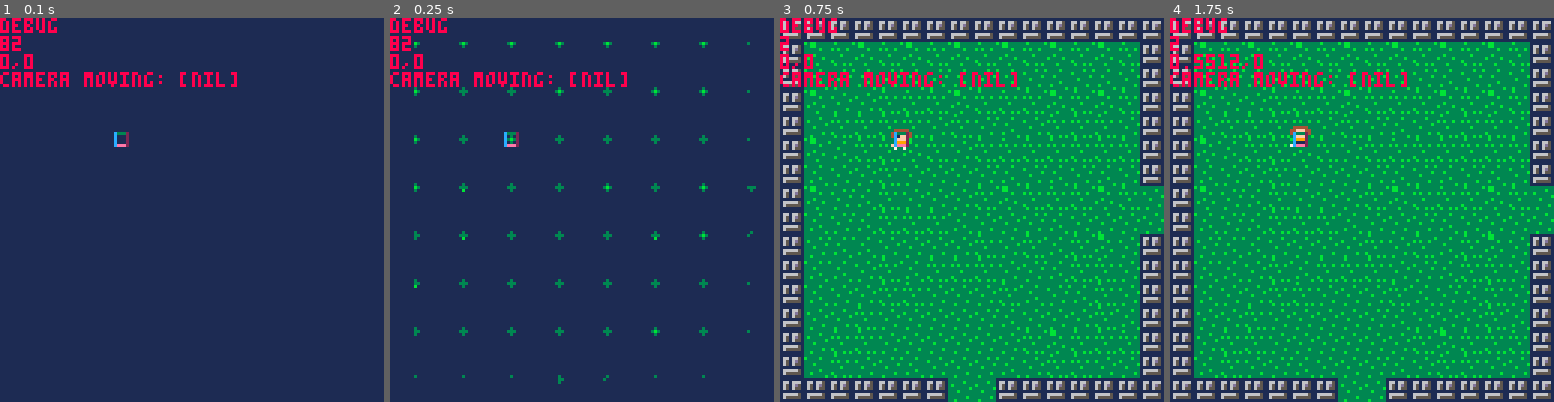
Above: before the commit, frames 1-4 (left to right).
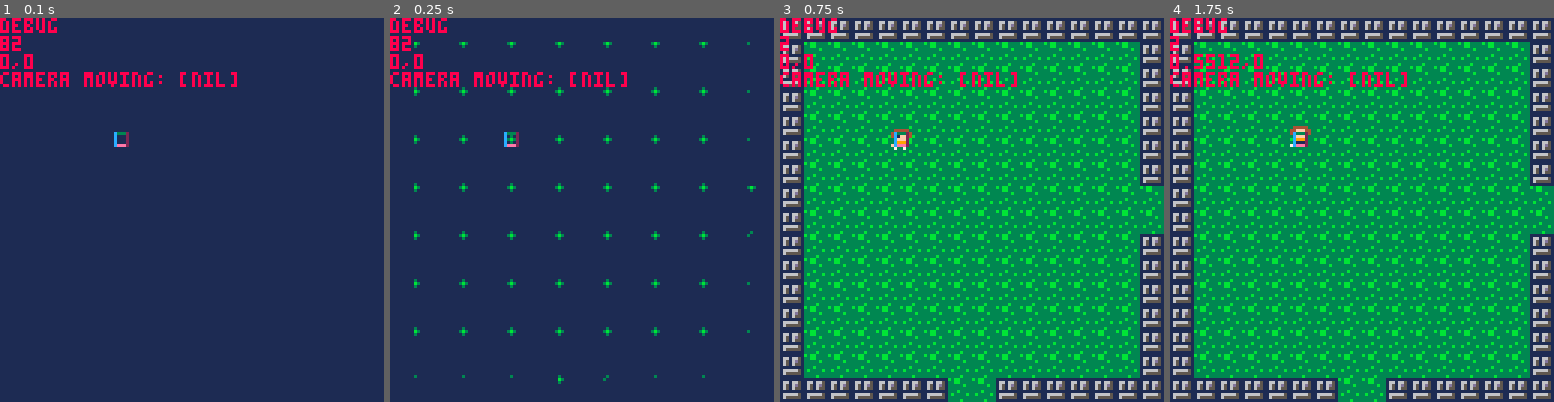
Above: after the commit, the same moments.

Repository: Zerk4112/cutemup
Game: PICO-8 cartridge cutemup.p8
Two runs of this game, one before a commit and one after it. Both use one fixed random seed, a clock stepped at 60 frames per second and the inputs below.
Inputs:
- Up to frame 1 (0.1 s): no input
- Up to frame 2 (0.25 s): no input
- Up to frame 3 (0.75 s): tap X (X key) at 0.33 s; tap O (Z key) at 0.7 s
- Up to frame 4 (1.75 s): tap X (X key) at 1.07 s; hold Right from 1.6 s (still down); tap O (Z key) at 1.7 s

Frame 1 is identical in both runs. In frame 2, 0.2% of the frame differs, in the area x 6-95%, y 18-95%; in frame 3, 17%, in the area x 4-100%, y 0-100%; in frame 4, 17%.

Commit message:
Rearrange Sprite Sheet I rearranged the sprite sheet to move everything out of the map area List - Modicum of Effort Notes

Diff:
--- a/cutemup.p8
+++ b/cutemup.p8
@@ -56,8 +56,8 @@
 
 function init_players()
 	players={}
-	prun = {210,211,212,213}
-	pstand = {207}
+	prun = {18,19,20,21}
+	pstand = {31}
 	for i=0,1 do
 		local p = create_ent(prun, i)
 		p.coll_box = cmpnt_new_coll_box(2, 2, 4, 4, player_collide)
@@ -1071,103 +1071,39 @@
 
 
 
-…(64 lines of a section not shown)…
 __gff__
-0000000000000000000000000000000000000000000000000101010000000000000001000000000000000000000000000000000000000100000000000000000000000000000000000000000000000000000000000000000000000000000000000000000000000000000000000000000000000000000000000000000000000000
+0000000000000000000000000000000000000000000000000000000000000000000000000000000000000000000000000000000000000000000000000000000000000000000000000000000000000001000000000000000000000000000000010000010000000000000001010101010100000000010101000000000000000000
 0000000000000000000000000000000100000000000000000000000000000001000001000000000000000101010101010000000001010100000000000000000000000000000000000000000000000000000000000000000000000000000000000000000000000000000000000000000000000000000000000000000000000000
 __map__
-aeafafafafafafafafafafafafafafaeaeafafafafafafafafafafafafafafaeaeafafafafafacacacacacacacacacae0000000000000000000000000000000000000000000000000000000000000000000000000000000000000000000000000000000000000000000000000000000000000000000000000000000000000000
-af8d8e8d8e8d8e8d8e8d8e8d8e8d8eafaf8d8e8d8e8d8e8d8e8d8e8d8e8d8eafaf8d8e8d8e8d8e8d8e8d8e8d8e8d8eaf0000000000000000000000000000000000000000000000000000000000000000000000000000000000000000000000000000000000000000000000000000000000000000000000000000000000000000
-af9d9e9d9e9d9e9d9e9d9e9d9e9d9eafaf9d9e9d9e9d9e9d9e9d9e9d9e9d9eafaf9d9e9d9e9d9e9d9e9d9e9d9e9d9eaf0000000000000000000000000000000000000000000000000000000000000000000000000000000000000000000000000000000000000000000000000000000000000000000000000000000000000000
-af8d9e9e8e8e8e8d8e8e8e8d8e8d8eafaf8d9e9e8e8e8e8d8e8e8e8d8e8d8eafaf8d9e9e8e8e8e8d8e8e8e8d8e8d8eaf0000000000000000000000000000000000000000000000000000000000000000000000000000000000000000000000000000000000000000000000000000000000000000000000000000000000000000
-af9e8e8e8e8e9e8e9e9d9e8e8e8e9eafaf9e8e8e8e8e9e8e9e9d9e8e8e8e9eafaf9e8e8e8e8e9e8e9e9d9e8e8e8e9eaf0000000000000000000000000000000000000000000000000000000000000000000000000000000000000000000000000000000000000000000000000000000000000000000000000000000000000000
-af8d9d8e8e8d8e9e8e8e8e8e8e8e8eafaf8d9d8e8e8d8e9e8e8e8e8e8e8e8eafaf8d9d8e8e8d8e9e8e8e8e8e8e8e8eaf0000000000000000000000000000000000000000000000000000000000000000000000000000000000000000000000000000000000000000000000000000000000000000000000000000000000000000
-af9d9e9e8e9e9e9e9e9d9e9d9e9d9eafaf9d9e9e8e9e9e9e9e9d9e9d9e9d9eafaf9d9e9e8e9e9e9e9e9d9e9d9e9d9eaf0000000000000000000000000000000000000000000000000000000000000000000000000000000000000000000000000000000000000000000000000000000000000000000000000000000000000000
-af8d9e9d8e9e9e9e8e8d8e8e8e8d8e9e9e8d9e9d8e9e9e9e8e8d8e8e8e8d8eafaf8d9e9d8e9e9e9e8e8d8e8e8e8d8eaf0000000000000000000000000000000000000000000000000000000000000000000000000000000000000000000000000000000000000000000000000000000000000000000000000000000000000000
-af9d9e9d8e8e8e9d9e9e9e9d9e9e9e9e9e9e9e9e9e8e8e9d9e9e9e9d9e9d9eafaf9e9e9e9e8e8e9d9e9e9e9d9e9d9eaf0000000000000000000000000000000000000000000000000000000000000000000000000000000000000000000000000000000000000000000000000000000000000000000000000000000000000000
-af9e9d9d9e9e9e9e8e9e8e9d8e8d9eafaf9e9e9e9e9e9e9e8e9e8e9d8e8d8eafaf9e9e9e9e9e9e9e8e9e8e9d8e8d8eaf0000000000000000000000000000000000000000000000000000000000000000000000000000000000000000000000000000000000000000000000000000000000000000000000000000000000000000
-af9d9d9e8e9d8e8e8e9e9e9d8e8e9eafaf9e9d9e8e9d8e8e8e9e9e9d8e8e9eafaf9e9d9e8e9d8e8e8e9e9e9d8e8e9eaf0000000000000000000000000000000000000000000000000000000000000000000000000000000000000000000000000000000000000000000000000000000000000000000000000000000000000000
-af9d9e9e8e8e9e9e9e8e9d9e9d8e9eafaf9d9e9e8e8e9e9e9e8e9d9e9d8e9eafaf9d9e9e8e8e9e9e9e8e9d9e9d8e9eaf0000000000000000000000000000000000000000000000000000000000000000000000000000000000000000000000000000000000000000000000000000000000000000000000000000000000000000
-af9e9e8e9e9e9e9e9e9d9e9e9e8e9dafaf9e9e8e9e9e9e9e9e9d9e9e9e8e9dafaf9e9e8e9e9e9e9e9e9d9e9e9e8e9daf0000000000000000000000000000000000000000000000000000000000000000000000000000000000000000000000000000000000000000000000000000000000000000000000000000000000000000
-af9e8e8e9e9e9e9e9e9e8e8d8e8e8eafaf9e8e8e9e9e9e8d9e9e8e8d8e8e8eafaf9e8e8e9e9e9e8d9e9e8e8d8e8e8eaf0000000000000000000000000000000000000000000000000000000000000000000000000000000000000000000000000000000000000000000000000000000000000000000000000000000000000000
-af9d8e9e9e9d9e9e9e9d9e8e8e9e9eafaf9d8e9e9e9d9e9d9e9e9e8e8e9e9eafaf9d8e9e9e9d9e9d9e9e9e8e8e9e9eaf0000000000000000000000000000000000000000000000000000000000000000000000000000000000000000000000000000000000000000000000000000000000000000000000000000000000000000
-aeafafafafafaf9e9eafafafafafafaeaeafafafafafaf9e9eafafafafafafaeaeafafafafafafafaf9eafafafafafae0000000000000000000000000000000000000000000000000000000000000000000000000000000000000000000000000000000000000000000000000000000000000000000000000000000000000000
-aeafafafafafaf9e9eafafafafafafaeaeafafafafafaf9e9eafafafafafafae000000000000000000000000000000000000000000000000000000000000000000000000000000000000000000000000000000000000000000000000000000000000000000000000000000000000000000000000000000000000000000000000
-af8d8e8d8e8d9e9e9e8d8e8d8e8d8eafaf8d8e8d8e8d8e8d8e9e8e8d8e8d8eaf000000000000000000000000000000000000000000000000000000000000000000000000000000000000000000000000000000000000000000000000000000000000000000000000000000000000000000000000000000000000000000000000
-af9d9e9d9e9d9e9d9e9d9e9d9e9d9eafaf9d9e9d9e9d9e9d9e9e9e9d9e9d9eaf000000000000000000000000000000000000000000000000000000000000000000000000000000000000000000000000000000000000000000000000000000000000000000000000000000000000000000000000000000000000000000000000
-af8d9e9e8e8e8e8d8e8e8e8d8e8d8eafaf8d9e9e8e8e8e8d8e8e9e8d8e8d8eaf000000000000000000000000000000000000000000000000000000000000000000000000000000000000000000000000000000000000000000000000000000000000000000000000000000000000000000000000000000000000000000000000
-af9e8e8e8e8e9e8e9e9d9e8e8e8e9eafaf9e8e8e8e8e9e8e9e9d9e8e8e8e9eaf000000000000000000000000000000000000000000000000000000000000000000000000000000000000000000000000000000000000000000000000000000000000000000000000000000000000000000000000000000000000000000000000
-af8d9d8e8e8d8e9e8e8e8e8e8e8e8eafaf8d9d8e8e8d8e9e8e8e8e8e8e8e8eaf000000000000000000000000000000000000000000000000000000000000000000000000000000000000000000000000000000000000000000000000000000000000000000000000000000000000000000000000000000000000000000000000
-af9d9e9e8e9e9e9e9e9d9e9d9e9d9eafaf9e9e9e8e9e9e9e9e9d9e9d9e9d9eaf000000000000000000000000000000000000000000000000000000000000000000000000000000000000000000000000000000000000000000000000000000000000000000000000000000000000000000000000000000000000000000000000
-af8d9e9d8e9e9e9e8e8d8e8e8e8d8e9e9e9e9e9d8e9e9e9e8e8d8e8e8e8d8eaf000000000000000000000000000000000000000000000000000000000000000000000000000000000000000000000000000000000000000000000000000000000000000000000000000000000000000000000000000000000000000000000000
-af9d9e9d8e8e8e9d9e9e9e9d9e9d9e9e9e9d9e9d8e8e8e9d9e9e9e9d9e9d9eaf000000000000000000000000000000000000000000000000000000000000000000000000000000000000000000000000000000000000000000000000000000000000000000000000000000000000000000000000000000000000000000000000
-af9e9d9d9e9e9e9e8e9e8e9d8e8d8eafaf9e9d9d9e9e9e9e8e9e8e9d8e8d8eaf000000000000000000000000000000000000000000000000000000000000000000000000000000000000000000000000000000000000000000000000000000000000000000000000000000000000000000000000000000000000000000000000
-af9d9d9e8e9d8e8e8e9e9e9d8e8e9eafaf9d9d9e8e9d8e8e8e9e9e9d8e8e9eaf000000000000000000000000000000000000000000000000000000000000000000000000000000000000000000000000000000000000000000000000000000000000000000000000000000000000000000000000000000000000000000000000
-af9d9e9e8e8e9e9e9e8e9d9e9d8e9eafaf9d9e9e8e8e9e9e9e8e9d9e9d8e9eaf000000000000000000000000000000000000000000000000000000000000000000000000000000000000000000000000000000000000000000000000000000000000000000000000000000000000000000000000000000000000000000000000
-af9e9e8e9e9e9e9e9e9d9e9e9e8e9dafaf9e9e8e9e9e9e9e9e9d9e9e9e8e9daf000000000000000000000000000000000000000000000000000000000000000000000000000000000000000000000000000000000000000000000000000000000000000000000000000000000000000000000000000000000000000000000000
-af9e8e8e9e9e9e8d8e9e8e8d8e8e8eafaf9e8e8e9e9e9e8d8e9e8e8d8e8e8eaf000000000000000000000000000000000000000000000000000000000000000000000000000000000000000000000000000000000000000000000000000000000000000000000000000000000000000000000000000000000000000000000000
-af9d8e9e9e9d9e9d9e9d9e8e8e9e9eafaf9d8e9e9e9d9e9d9e9d9e8e8e9e9eaf000000000000000000000000000000000000000000000000000000000000000000000000000000000000000000000000000000000000000000000000000000000000000000000000000000000000000000000000000000000000000000000000
-aeafafafafafafafafafafafafafafaeaeafafafafafafafafafafafafafafae000000000000000000000000000000000000000000000000000000000000000000000000000000000000000000000000000000000000000000000000000000000000000000000000000000000000000000000000000000000000000000000000
+6f6f6f6f6f6f6f6f6f6f6f6f6f6f6f6f6f6f6f6f6f6f6f6f6f6f6f6f6f6f6f6f000000000000000000000000000000000000000000000000000000000000000000000000000000000000000000000000000000000000000000000000000000000000000000000000000000000000000000000000000000000000000000000000
+6f4d4d4d4d4d4d4d4d4d4d4d4d4d4d6f6f4d4d4d4d4d4d4d4d4d4d4d4d4d4d6f000000000000000000000000000000000000000000000000000000000000000000000000000000000000000000000000000000000000000000000000000000000000000000000000000000000000000000000000000000000000000000000000
+6f4d4d4d4d4d4d4d4d4d4d4d4d4d4d6f6f4d4d4d4d4d4d4d4d4d4d4d4d4d4d6f000000000000000000000000000000000000000000000000000000000000000000000000000000000000000000000000000000000000000000000000000000000000000000000000000000000000000000000000000000000000000000000000
+6f4d4d4d4d4d4d4d4d4d4d4d4d4d4d6f6f4d4d4d4d4d4d4d4d4d4d4d4d4d4d6f000000000000000000000000000000000000000000000000000000000000000000000000000000000000000000000000000000000000000000000000000000000000000000000000000000000000000000000000000000000000000000000000
+6f4d4d4d4d4d4d4d4d4d4d4d4d4d4d6f6f4d4d4d4d4d4d4d4d4d4d4d4d4d4d6f000000000000000000000000000000000000000000000000000000000000000000000000000000000000000000000000000000000000000000000000000000000000000000000000000000000000000000000000000000000000000000000000
+6f4d4d4d4d4d4d4d4d4d4d4d4d4d4d6f6f4d4d4d4d4d4d4d4d4d4d4d4d4d4d6f000000000000000000000000000000000000000000000000000000000000000000000000000000000000000000000000000000000000000000000000000000000000000000000000000000000000000000000000000000000000000000000000
+6f4d4d4d4d4d4d4d4d4d4d4d4d4d4d6f6f4d4d4d4d4d4d4d4d4d4d4d4d4d4d6f000000000000000000000000000000000000000000000000000000000000000000000000000000000000000000000000000000000000000000000000000000000000000000000000000000000000000000000000000000000000000000000000
+6f4d4d4d4d4d4d4d4d4d4d4d4d4d4d4d4d4d4d4d4d4d4d4d4d4d4d4d4d4d4d6f000000000000000000000000000000000000000000000000000000000000000000000000000000000000000000000000000000000000000000000000000000000000000000000000000000000000000000000000000000000000000000000000
+6f4d4d4d4d4d4d4d4d4d4d4d4d4d4d4d4d4d4d4d4d4d4d4d4d4d4d4d4d4d4d6f000000000000000000000000000000000000000000000000000000000000000000000000000000000000000000000000000000000000000000000000000000000000000000000000000000000000000000000000000000000000000000000000
+6f4d4d4d4d4d4d4d4d4d4d4d4d4d4d6f6f4d4d4d4d4d4d4d4d4d4d4d4d4d4d6f000000000000000000000000000000000000000000000000000000000000000000000000000000000000000000000000000000000000000000000000000000000000000000000000000000000000000000000000000000000000000000000000
+6f4d4d4d4d4d4d4d4d4d4d4d4d4d4d6f6f4d4d4d4d4d4d4d4d4d4d4d4d4d4d6f000000000000000000000000000000000000000000000000000000000000000000000000000000000000000000000000000000000000000000000000000000000000000000000000000000000000000000000000000000000000000000000000
+6f4d4d4d4d4d4d4d4d4d4d4d4d4d4d6f6f4d4d4d4d4d4d4d4d4d4d4d4d4d4d6f000000000000000000000000000000000000000000000000000000000000000000000000000000000000000000000000000000000000000000000000000000000000000000000000000000000000000000000000000000000000000000000000
+6f4d4d4d4d4d4d4d4d4d4d4d4d4d4d6f6f4d4d4d4d4d4d4d4d4d4d4d4d4d4d6f000000000000000000000000000000000000000000000000000000000000000000000000000000000000000000000000000000000000000000000000000000000000000000000000000000000000000000000000000000000000000000000000
+6f4d4d4d4d4d4d4d4d4d4d4d4d4d4d6f6f4d4d4d4d4d4d4d4d4d4d4d4d4d4d6f000000000000000000000000000000000000000000000000000000000000000000000000000000000000000000000000000000000000000000000000000000000000000000000000000000000000000000000000000000000000000000000000
+6f4d4d4d4d4d4d4d4d4d4d4d4d4d4d6f6f4d4d4d4d4d4d4d4d4d4d4d4d4d4d6f000000000000000000000000000000000000000000000000000000000000000000000000000000000000000000000000000000000000000000000000000000000000000000000000000000000000000000000000000000000000000000000000
+6f6f6f6f6f6f6f4d4d6f6f6f6f6f6f6f6f6f6f6f6f6f6f4d4d6f6f6f6f6f6f6f000000000000000000000000000000000000000000000000000000000000000000000000000000000000000000000000000000000000000000000000000000000000000000000000000000000000000000000000000000000000000000000000
+6f6f6f6f6f6f6f4d4d6f6f6f6f6f6f6f6f6f6f6f6f6f6f4c4c6f6f6f6f6f6f6f000000000000000000000000000000000000000000000000000000000000000000000000000000000000000000000000000000000000000000000000000000000000000000000000000000000000000000000000000000000000000000000000
+6f4d4d4d4d4d4d4d4d4d4d4d4d4d4d6f6f4c4c4c4c4c4c4c4c4c4c4c4c4c4c6f000000000000000000000000000000000000000000000000000000000000000000000000000000000000000000000000000000000000000000000000000000000000000000000000000000000000000000000000000000000000000000000000
+6f4d4d4d4d4d4d4d4d4d4d4d4d4d4d6f6f4c4c4c4c4c4c4c4c4c4c4c4c4c4c6f000000000000000000000000000000000000000000000000000000000000000000000000000000000000000000000000000000000000000000000000000000000000000000000000000000000000000000000000000000000000000000000000
+6f4d4d4d4d4d4d4d4d4d4d4d4d4d4d6f6f4c4c4c4c4c4c4c4c4c4c4c4c4c4c6f000000000000000000000000000000000000000000000000000000000000000000000000000000000000000000000000000000000000000000000000000000000000000000000000000000000000000000000000000000000000000000000000
+6f4d4d4d4d4d4d4d4d4d4d4d4d4d4d6f6f4c4c4c4c4c4c4c4c4c4c4c4c4c4c6f000000000000000000000000000000000000000000000000000000000000000000000000000000000000000000000000000000000000000000000000000000000000000000000000000000000000000000000000000000000000000000000000
+6f4d4d4d4d4d4d4d4d4d4d4d4d4d4d6f6f4c4c4c4c4c4c4c4c4c4c4c4c4c4c6f000000000000000000000000000000000000000000000000000000000000000000000000000000000000000000000000000000000000000000000000000000000000000000000000000000000000000000000000000000000000000000000000
+6f4d4d4d4d4d4d4d4d4d4d4d4d4d4d6f6f4c4c4c4c4c4c4c4c4c4c4c4c4c4c6f000000000000000000000000000000000000000000000000000000000000000000000000000000000000000000000000000000000000000000000000000000000000000000000000000000000000000000000000000000000000000000000000
+6f4d4d4d4d4d4d4d4d4d4d4d4d4d4d6f6f4c4c4c4c4c4c4c4c4c4c4c4c4c4c6f000000000000000000000000000000000000000000000000000000000000000000000000000000000000000000000000000000000000000000000000000000000000000000000000000000000000000000000000000000000000000000000000
+6f4d4d4d4d4d4d4d4d4d4d4d4d4d4d4d4c4c4c4c4c4c4c4c4c4c4c4c4c4c4c6f000000000000000000000000000000000000000000000000000000000000000000000000000000000000000000000000000000000000000000000000000000000000000000000000000000000000000000000000000000000000000000000000
+6f4d4d4d4d4d4d4d4d4d4d4d4d4d4d4d4c4c4c4c4c4c4c4c4c4c4c4c4c4c4c6f000000000000000000000000000000000000000000000000000000000000000000000000000000000000000000000000000000000000000000000000000000000000000000000000000000000000000000000000000000000000000000000000
+6f4d4d4d4d4d4d4d4d4d4d4d4d4d4d6f6f4c4c4c4c4c4c4c4c4c4c4c4c4c4c6f000000000000000000000000000000000000000000000000000000000000000000000000000000000000000000000000000000000000000000000000000000000000000000000000000000000000000000000000000000000000000000000000
+6f4d4d4d4d4d4d4d4d4d4d4d4d4d4d6f6f4c4c4c4c4c4c4c4c4c4c4c4c4c4c6f000000000000000000000000000000000000000000000000000000000000000000000000000000000000000000000000000000000000000000000000000000000000000000000000000000000000000000000000000000000000000000000000
+6f4d4d4d4d4d4d4d4d4d4d4d4d4d4d6f6f4c4c4c4c4c4c4c4c4c4c4c4c4c4c6f000000000000000000000000000000000000000000000000000000000000000000000000000000000000000000000000000000000000000000000000000000000000000000000000000000000000000000000000000000000000000000000000
+6f4d4d4d4d4d4d4d4d4d4d4d4d4d4d6f6f4c4c4c4c4c4c4c4c4c4c4c4c4c4c6f000000000000000000000000000000000000000000000000000000000000000000000000000000000000000000000000000000000000000000000000000000000000000000000000000000000000000000000000000000000000000000000000
+6f4d4d4d4d4d4d4d4d4d4d4d4d4d4d6f6f4c4c4c4c4c4c4c4c4c4c4c4c4c4c6f000000000000000000000000000000000000000000000000000000000000000000000000000000000000000000000000000000000000000000000000000000000000000000000000000000000000000000000000000000000000000000000000
+6f6f6f6f6f6f6f6f6f6f6f6f6f6f6f6f6f6f6f6f6f6f6f6f6f6f6f6f6f6f6f6f000000000000000000000000000000000000000000000000000000000000000000000000000000000000000000000000000000000000000000000000000000000000000000000000000000000000000000000000000000000000000000000000
Not shown, changed: 128 lines of the sprite sheet (__gfx__) section of cutemup.p8
